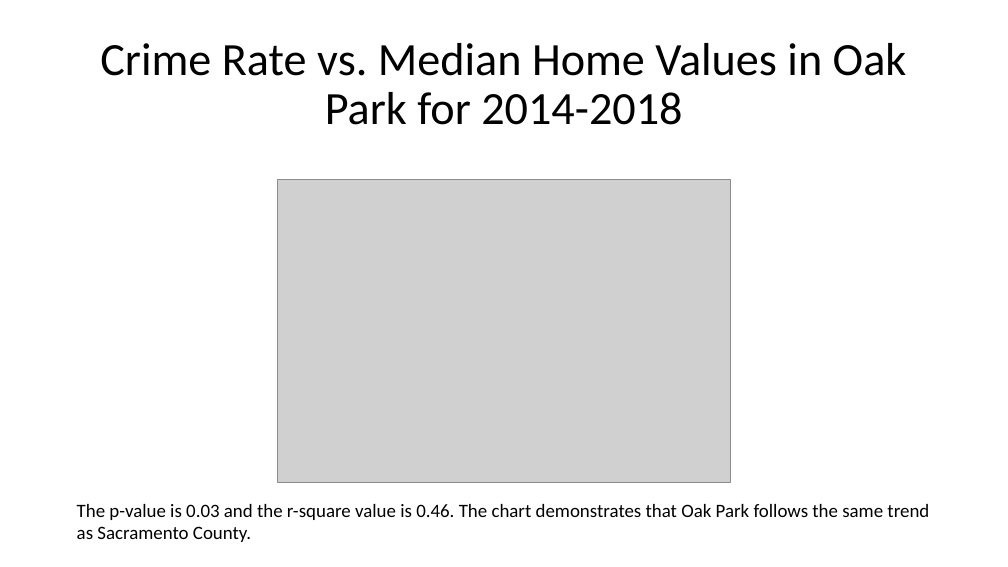
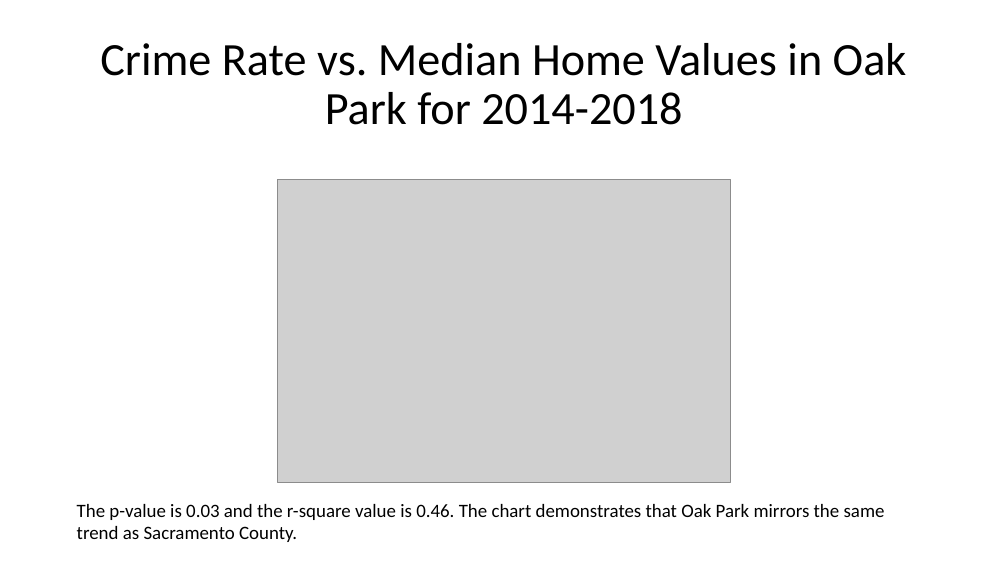
Before and after one commit to sean-galloway/Crime_and_Poverty, a slide deck: slide 17 of Project_1_Presentation.pptx (slide 16 before the commit). Drawn at 1008x567 pixels with LibreOffice and Linux fonts; fonts in the diff are those of the drawing; grey boxes stand for pictures. Boxes give left, top, right and bottom in pixels: in the first picture for what was removed or moved away, otherwise in the second. Text is boxed around its words. In the diff, an @@ line names an element or a change of style, - is before the commit and + after.

```diff
--- a/Project_1_Presentation.pptx
+++ b/Project_1_Presentation.pptx
@@ text at (77, 504, 885, 542): text changed @@
-The p-value is 0.03 and the r-square value is 0.46. The chart demonstrates that Oak Park follows the same trend as Sacramento County.
+The p-value is 0.03 and the r-square value is 0.46. The chart demonstrates that Oak Park mirrors the same trend as Sacramento County.
```
Also in this commit, not shown: 6 other slides changed, 1 slide added.
